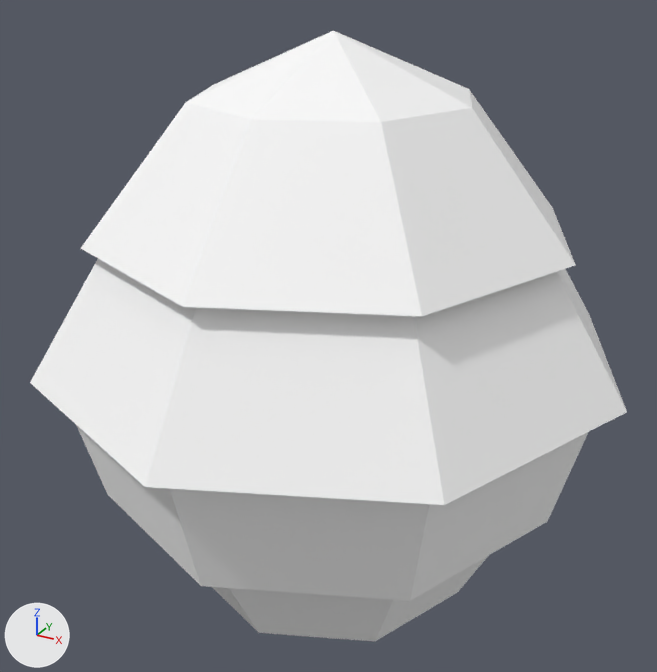
Two versions of the FBX model Assets/Art/Models/BushA_M.fbx, one commit apart.
Camera for both pictures: a 50 mm camera at (0.413, -2.222, 2.35) aimed at (-0.797, -0.021, 1.249). The lights are fixed; the arrows at lower left show +X, +Y and +Z. Where no turn or scale is listed for an object, it has been applied to the vertices.

Objects in the first picture: 'BushBottom', 'BushMid1', 'BushMid2', 'BushTop'.
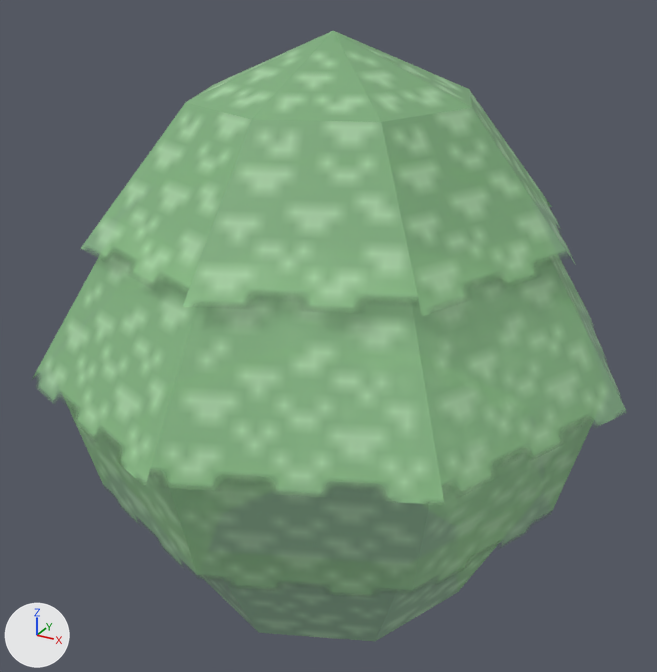
Commit message: Tweaked bushA, Added BushB

Changed parts and their boxes [x1, y1, x2, y2] in the pictures (657 x 672 px):
```json
{"object": "BushMid1", "change": "surface changed", "before": [30, 248, 627, 505], "after": [30, 248, 627, 505], "on screen": "white to green"}
{"object": "BushTop", "change": "surface changed", "before": [81, 31, 576, 316], "after": [81, 31, 576, 316], "on screen": "white to green"}
{"object": "BushMid2", "change": "surface changed", "before": [62, 393, 594, 601], "after": [62, 393, 594, 601], "on screen": "grey to green"}
{"object": "BushBottom", "change": "surface changed", "before": [200, 540, 502, 641], "after": [200, 540, 502, 641], "on screen": "grey to green"}
```

The change, as JSON lines over the scene's bpy script:
```json
{"op": "add", "block": "img_bush_t_png", "code": ["img_bush_t_png = load_image('Bush_T.png', '../Textures/Bush_T.png', 55, 55, 'Non-Color')"]}
{"block": "mat_lambert22", "where": "n0 = _N.new('ShaderNodeBsdfPrincipled'); n0.name = 'Principled BSDF'"}
{"op": "remove", "block": "mat_lambert22", "code": "n0.inputs[0].default_value = (1.0, 1.0, 1.0, 1.0)  # 'Base Color', white #ffffff"}
{"op": "add", "block": "mat_lambert22", "code": "n2 = _N.new('ShaderNodeTexImage'); n2.name = 'Image Texture'"}
{"op": "add", "block": "mat_lambert22", "code": "n2.image = img_bush_t_png"}
{"op": "add", "block": "mat_lambert22", "code": "n3 = _N.new('ShaderNodeTexImage'); n3.name = 'Image Texture.001'"}
{"op": "add", "block": "mat_lambert22", "code": "n3.image = img_bush_t_png"}
{"op": "add", "block": "mat_lambert22", "code": "_L.new(n2.outputs[0], n0.inputs[0])  # 'Color' to 'Base Color'"}
{"op": "add", "block": "mat_lambert22", "code": "_L.new(n3.outputs[0], n0.inputs[4])  # 'Color' to 'Alpha'"}
```
